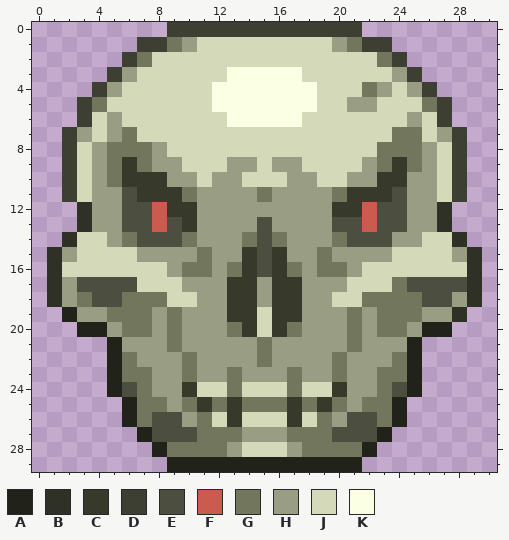
Pixel-art sprite, stored at Items/Accessories/HaloOfHorrors.png. The first picture shows the starting point.
The file is 62x60 pixels, drawn in blocks of 2x2; one block is one cell here. Colours within 5 levels of each other are drawn and written as one.
Palette (. is transparent): A #212219  B #303126  C #37392b  D #3d3f32  E #4c4e3f  F #cb5b4e  G #72765d  H #999d84  J #d4d9ba  K #fbffe4
Pixels before, first column x 1:
 0 ........DDDDDDDDDDDDD........
 1 ......DDGHJJJJJJJJJHGDD......
 2 .....DGJJJJJJJJJJJJJJJGD.....
 3 ....DHJJJJJJKKKKKJJJJJJHD....
 4 ...DHJJJJJJKKKKKKKJJJGHJHD...
 5 ..DGJJJJJJJKKKKKKKJJHHJJJGD..
 6 ..DJHJJJJJJJKKKKKJJJJJJJHJD..
 7 .DHJHGJJJJJJJJJJJJJJJJJGGJHD.
 8 .DJHGGGHJJJJJJJJJJJJJJGGGHJD.
 9 .DJHGCGHHJJJHHJHHJJJJHGCGHJD.
10 .DJHGCCCHHJHHJJJHHJJHHCCHHJD.
11 .DJHHECCCGHHHHGHHHHGCCCEHHJD.
12 ..BHHEEFCCHHHHHHHHHCCFEEHHB..
13 ..BHHEEFECHHHHEHHHHEEFEEHHB..
14 .BJJHGEEEGHHHGEGHHHGEEEHHJJB.
15 BHJJJJHHHHGHHCECHHGHHHHJJJJHB
16 BJJJJJJJHGGHGCECGHGGHJJJJJJJB
17 BHEEEEJJJHHHCCHCCHHHJJJGEEEEB
18 BHGEEGGGJJHHCCHCCHHJJGGGGEEHB
19 .AHHGGGHGHHHCCJCCHHHGHGGGHHB.
20 ..AAHGGHGHHHGCJCGHHHGHGGHAA..
21 ....AHHHGHHHHHGHHHHHGHHHA....
22 ....AGHHHGHHHHGHHHHGHHHGA....
23 ....AGGHHGHHGHHHGHHGHHGGA....
24 ....AEGHHCJJGJJJGJJCHHGEA....
25 .....AGGHGCGCGGGCGCGHGGA.....
26 .....AGEEHGJCJJJCJGHEEGA.....
27 ......AEEEGGGHHHGGGEEEA......
28 .......AGGGGHJJJHGGGGA.......
29 ........AAAAAAAAAAAAA........
The same view after the edit:
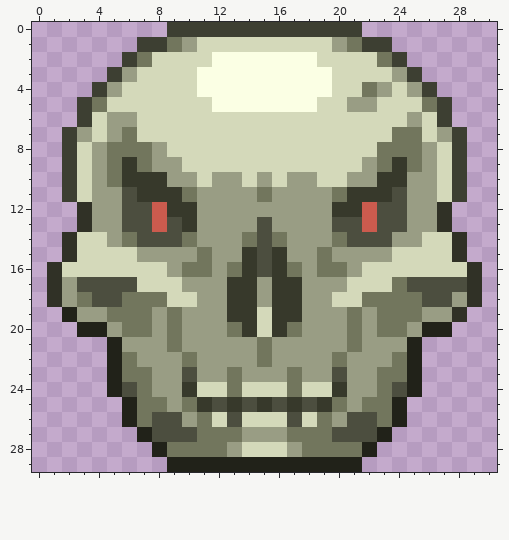
What changed:
Changed rows in their new state; - is an unchanged pixel.
first column x 6:
 2 ------KKKKKKK-
 3 -----KK-----KK
 4 -----K-------K
 6 H------JJJJJ--
 9 -------JJ-JJ--
10 ---------H----
first column x 1:
15 .B-------------------------B.
first column x 10:
23 E---------E
25 --E-ECE-E--
26 ---E---E---
Where, in picture pixels (left, top, right, bottom), the same in both pictures:
changed: (122, 52, 332, 187)
changed: (47, 247, 77, 262)
changed: (452, 247, 482, 262)
changed: (182, 367, 347, 427)
